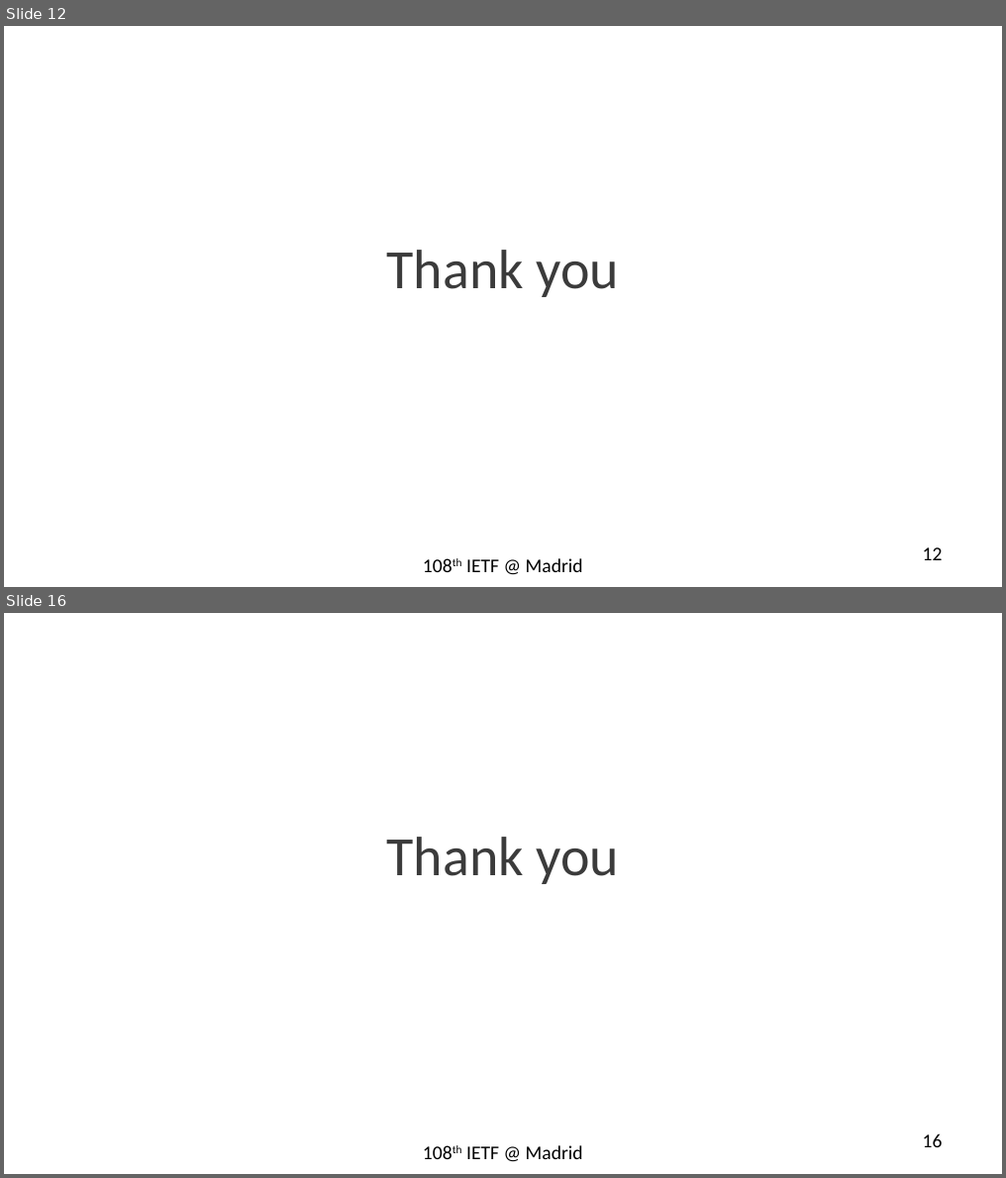
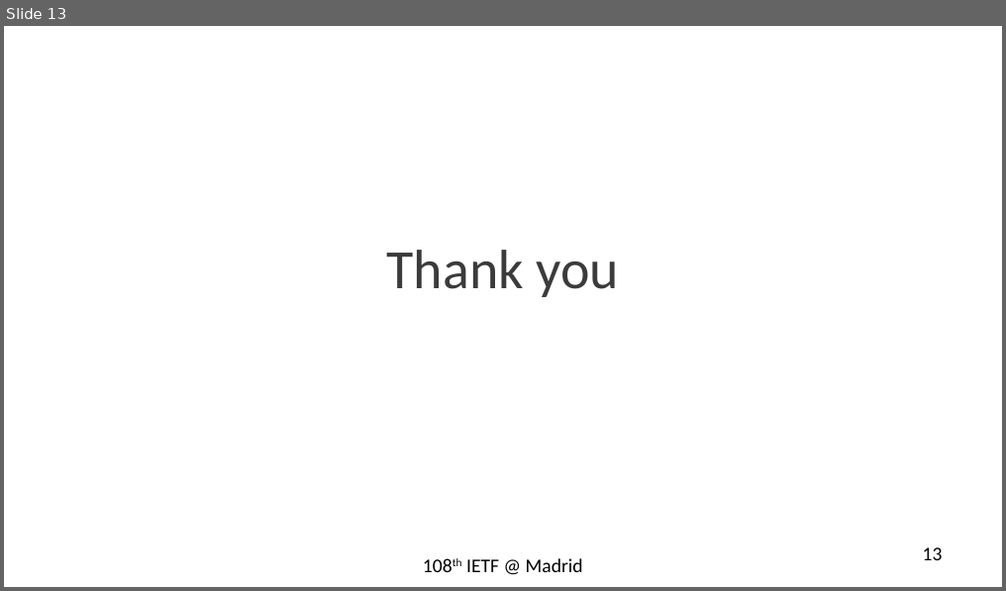
Before and after one commit to rakgandhi/ietf-slides, a slide deck: draft-gandhi-spring-sr-enhanced-plm-01.pptx. Shown one above the other, each under a label of ours: slides 12 and 16 before the commit, slide 13 after it; the slides between them are not shown. The pictures are 1006x1178 and 1006x591 pixels, drawn with LibreOffice and Linux fonts; fonts in the diff are those of the drawing. Boxes give left, top, right and bottom in pixels: in the first picture for what was removed or moved away, otherwise in the second. Text is boxed around its words. In the diff, an @@ line names an element or a change of style, - is before the commit and + after.

```diff
--- a/draft-gandhi-spring-sr-enhanced-plm-01.pptx
+++ b/draft-gandhi-spring-sr-enhanced-plm-01.pptx
@@ slide 16 removed at bbox=[4, 613, 1002, 1174], background #FFFFFF @@
@@ text removed at bbox=[387, 837, 620, 884] @@
-Thank you
@@ text removed at bbox=[466, 1146, 583, 1159] @@
-108th IETF @ Madrid
@@ page number removed at bbox=[923, 1134, 943, 1148] @@
-16
@@ what was slide 12 is now slide 13 @@
@@ page number at bbox=[923, 548, 943, 561]: text changed @@
-12
+13
```
Also in this commit, not shown: 4 slides changed, 2 other slides removed, 1 other file.
